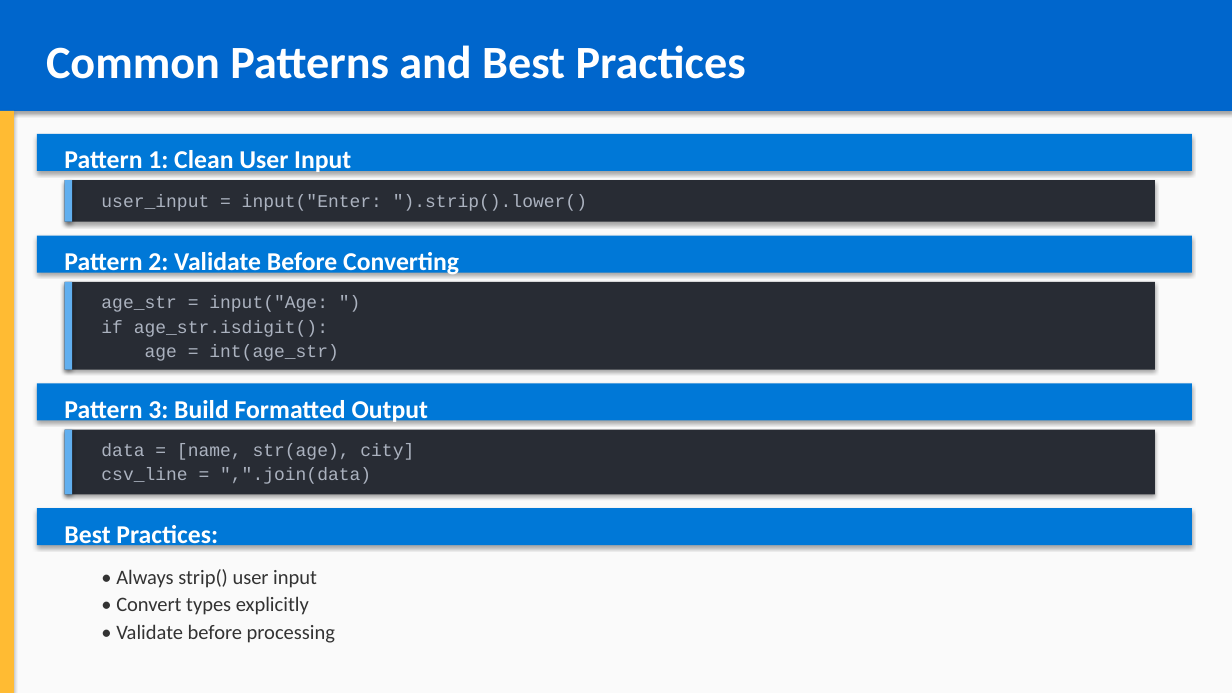
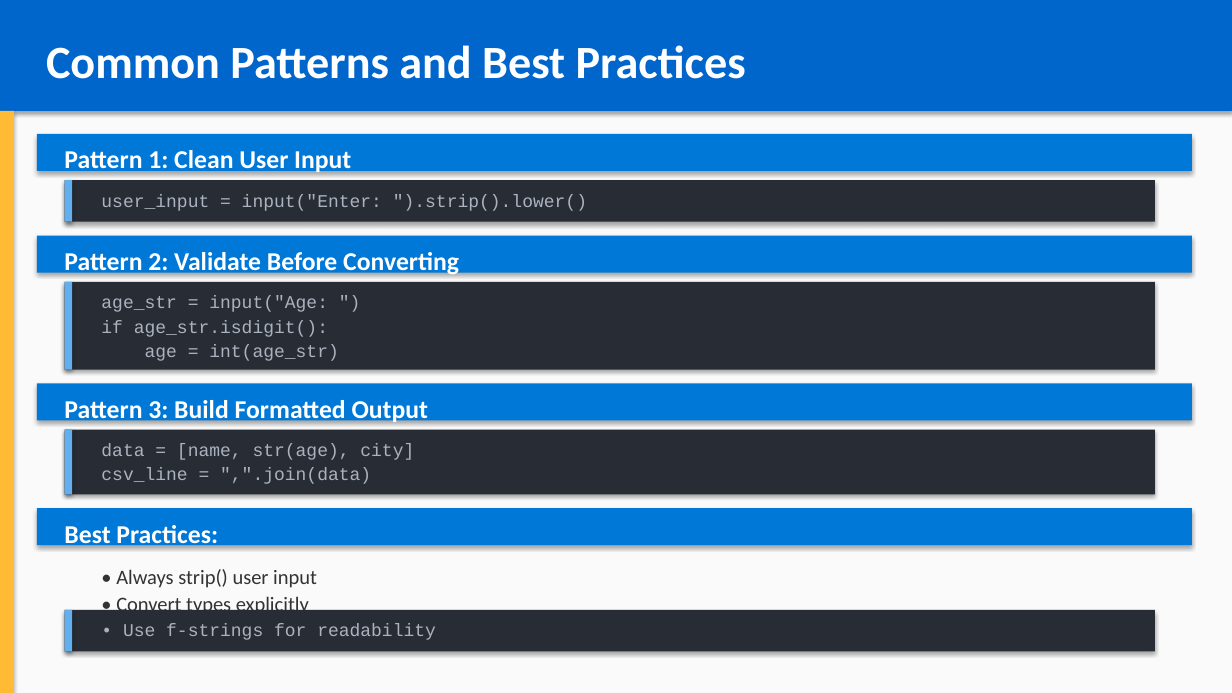
Before and after one commit to YouROS12/courses, a slide deck: slide 28 of python_course/chapter_02_working_with_data/working_with_data.pptx (slide 16 before the commit). Drawn at 1232x693 pixels with LibreOffice and Linux fonts; fonts in the diff are those of the drawing. Boxes give left, top, right and bottom in pixels: in the first picture for what was removed or moved away, otherwise in the second. Text is boxed around its words. In the diff, an @@ line names an element or a change of style, - is before the commit and + after.

```diff
--- a/python_course/chapter_02_working_with_data/working_with_data.pptx
+++ b/python_course/chapter_02_working_with_data/working_with_data.pptx
@@ rectangle added at (65,610,1155,652), fill #282C34 @@
@@ rectangle added at (65,610,72,652), fill #61AFEF @@
@@ text at (123,624,436,640): text changed; size 16 to 14 pt; font Calibri to Courier New; text colour #333333 to #ABB2BF @@
-  • Validate before processing
+• Use f-strings for readability
```
Also in this commit, not shown: 12 other slides changed, 14 slides added, 1 slide removed, 10 other files.
